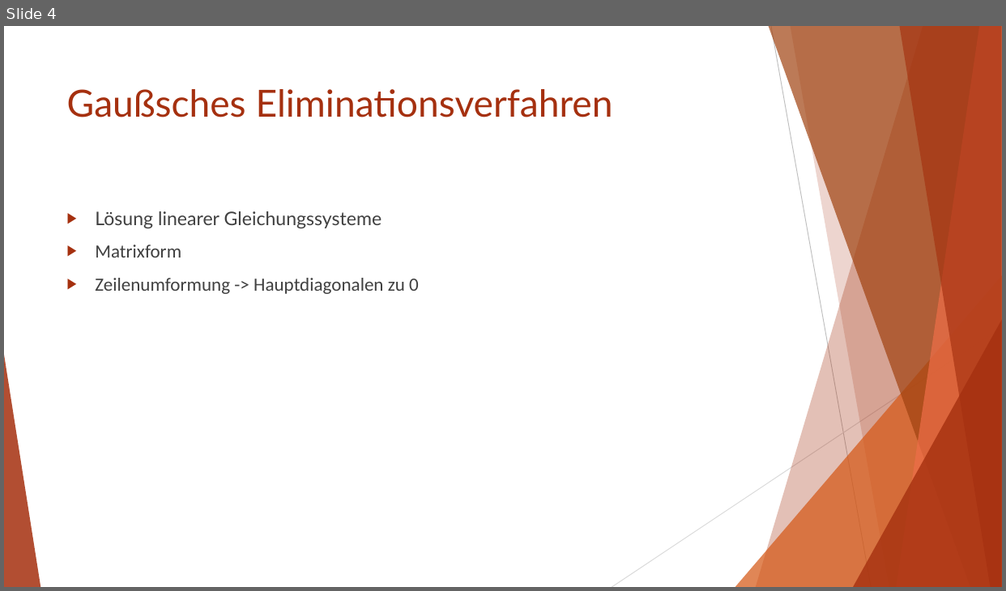
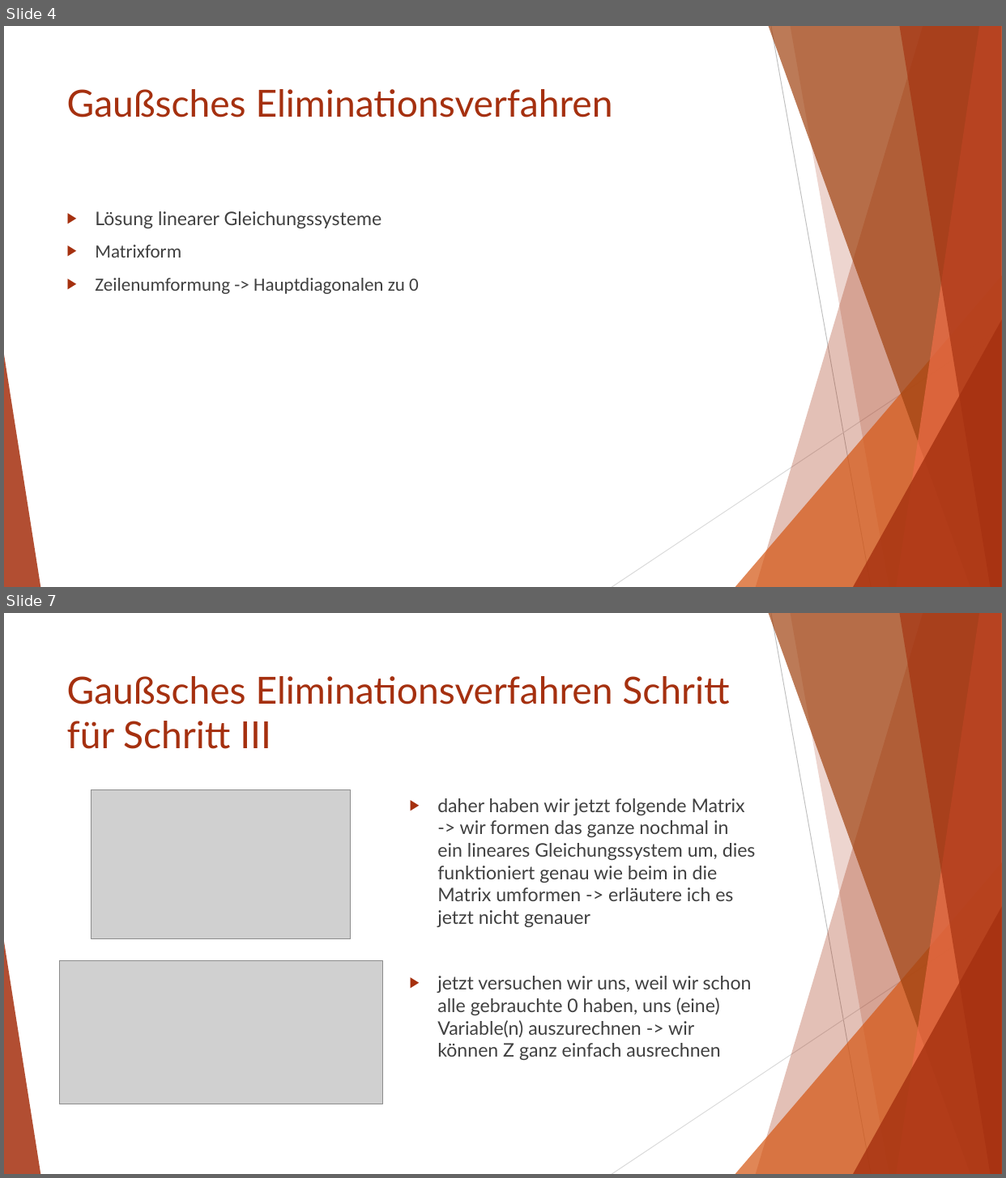
Before and after one commit to Zwilli/Numerik_und_Logik, a slide deck: Ortner/Gaußsches Eliminationsverfahren.pptx. Shown one above the other, each under a label of ours: slide 4 before the commit, slides 4 and 7 after it; the slides between them are not shown. The pictures are 1006x591 and 1006x1178 pixels, drawn with LibreOffice and Linux fonts; fonts in the diff are those of the drawing; grey boxes stand for pictures. Boxes give left, top, right and bottom in pixels: in the first picture for what was removed or moved away, otherwise in the second. Text is boxed around its words. In the diff, an @@ line names an element or a change of style, - is before the commit and + after.

```diff
--- a/Ortner/Gaußsches Eliminationsverfahren.pptx
+++ b/Ortner/Gaußsches Eliminationsverfahren.pptx
@@ slide 7 added at [4, 613, 1002, 1174], background #FFFFFF; not listed: 10 template elements that a slide beside it also shows @@
@@ title added at [67, 676, 729, 749], 36 pt, text #A5300F @@
+Gaußsches Eliminationsverfahren Schritt für Schritt III
@@ picture added at [91, 790, 351, 939] @@
@@ text added at [437, 798, 756, 1060], 18 pt, text #404040 @@
+▶ daher haben wir jetzt folgende Matrix -> wir formen das ganze nochmal in ein lineares Gleichungssystem um, dies funktioniert genau wie beim in die Matrix umformen -> erläutere ich es jetzt nicht genauer
+▶ jetzt versuchen wir uns, weil wir schon alle gebrauchte 0 haben, uns (eine) Variable(n) auszurechnen -> wir können Z ganz einfach ausrechnen
@@ picture added at [59, 961, 382, 1105] @@
```
Also in this commit, not shown: 5 other slides added, 1 slide removed, 1 other file.
